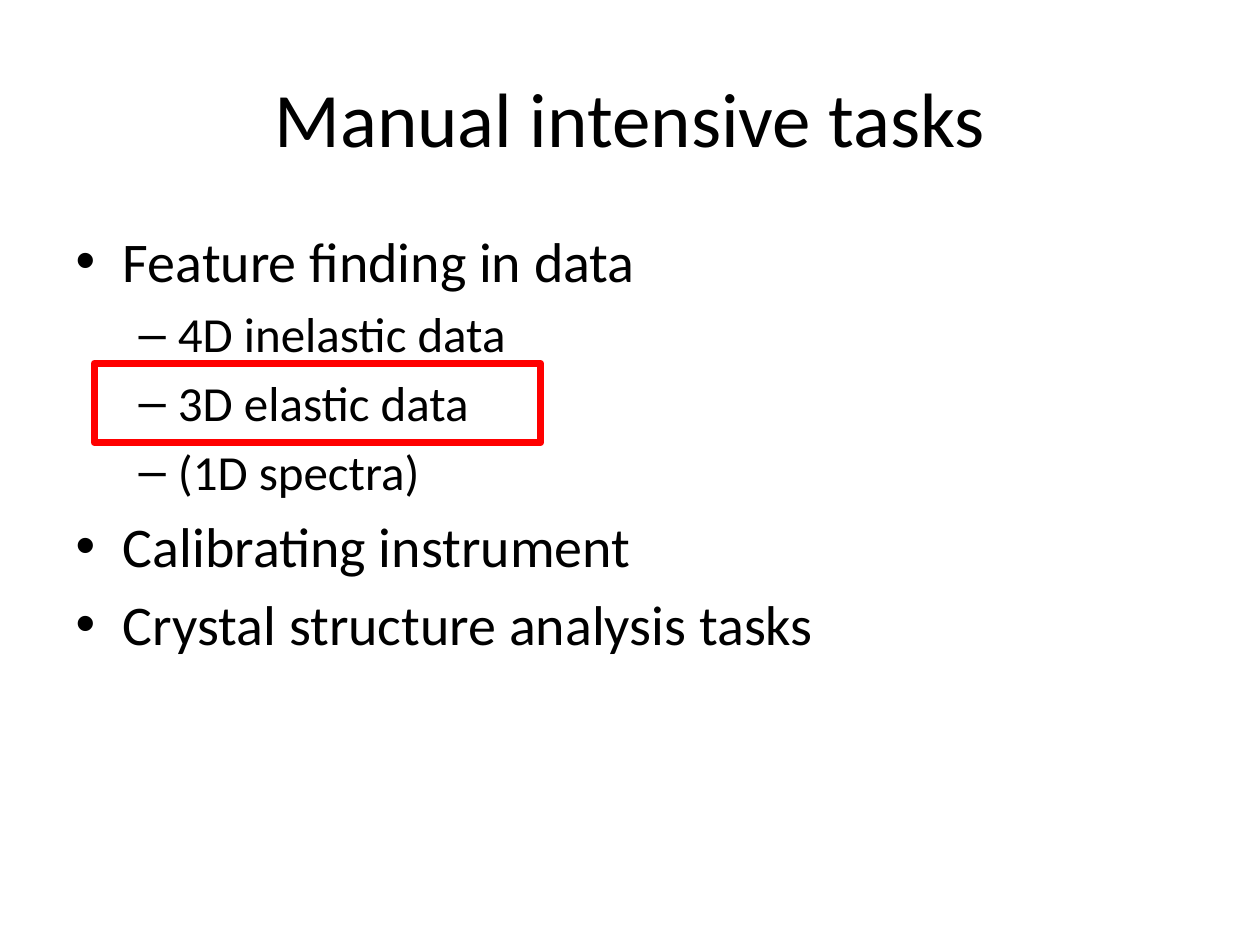
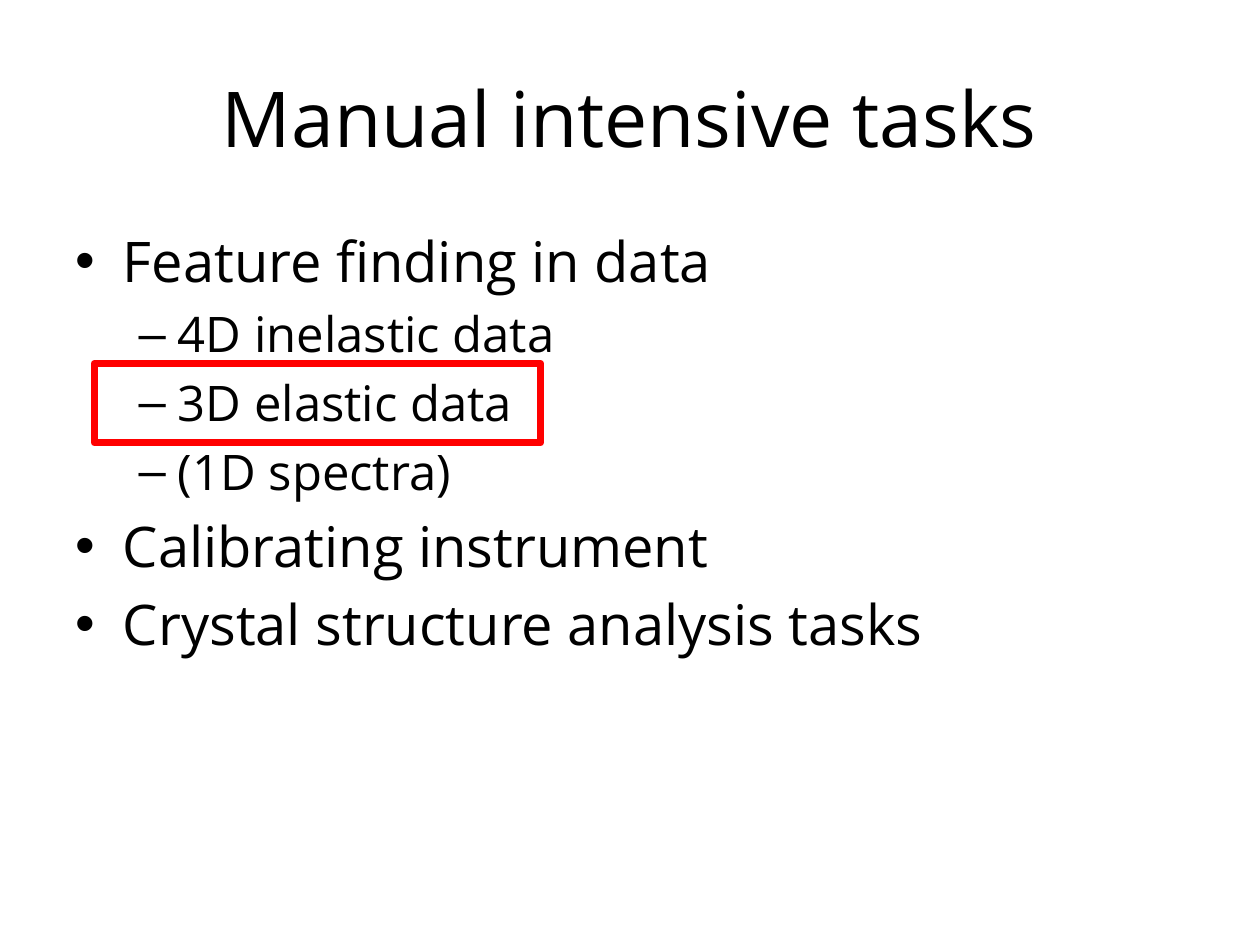
Before and after one commit to ISISScientificComputing/ml-peak-finding, a slide deck: slide 4 of documents/presentations/machine_learning_at_ISIS.pptx. Drawn at 1260x945 pixels with LibreOffice and Linux fonts; fonts in the diff are those of the drawing; background and template pictures are left out. Boxes give left, top, right and bottom in pixels: in the first picture for what was removed or moved away, otherwise in the second. Text is boxed around its words. In the diff, an @@ line names an element or a change of style, - is before the commit and + after.

```diff
--- a/documents/presentations/machine_learning_at_ISIS.pptx
+++ b/documents/presentations/machine_learning_at_ISIS.pptx
@@ title "Manual intensive tasks" at (222,88,1037,148): font Calibri to Open Sans @@
@@ text "Feature finding in data" at (123,239,923,659): font Calibri to Open Sans @@
```
Also in this commit, not shown: 12 other slides changed.
